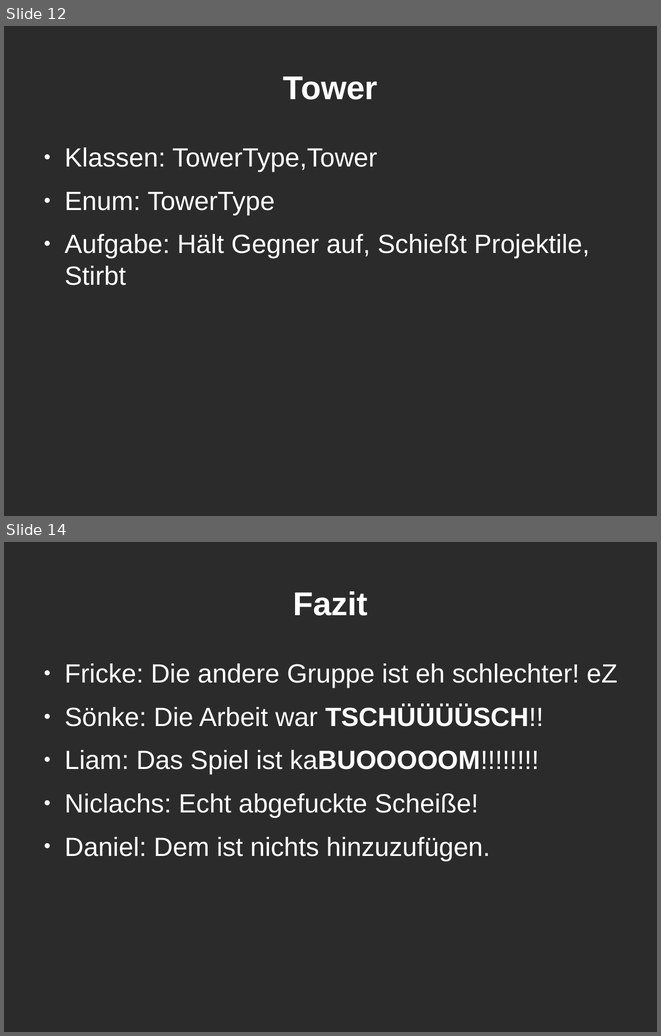
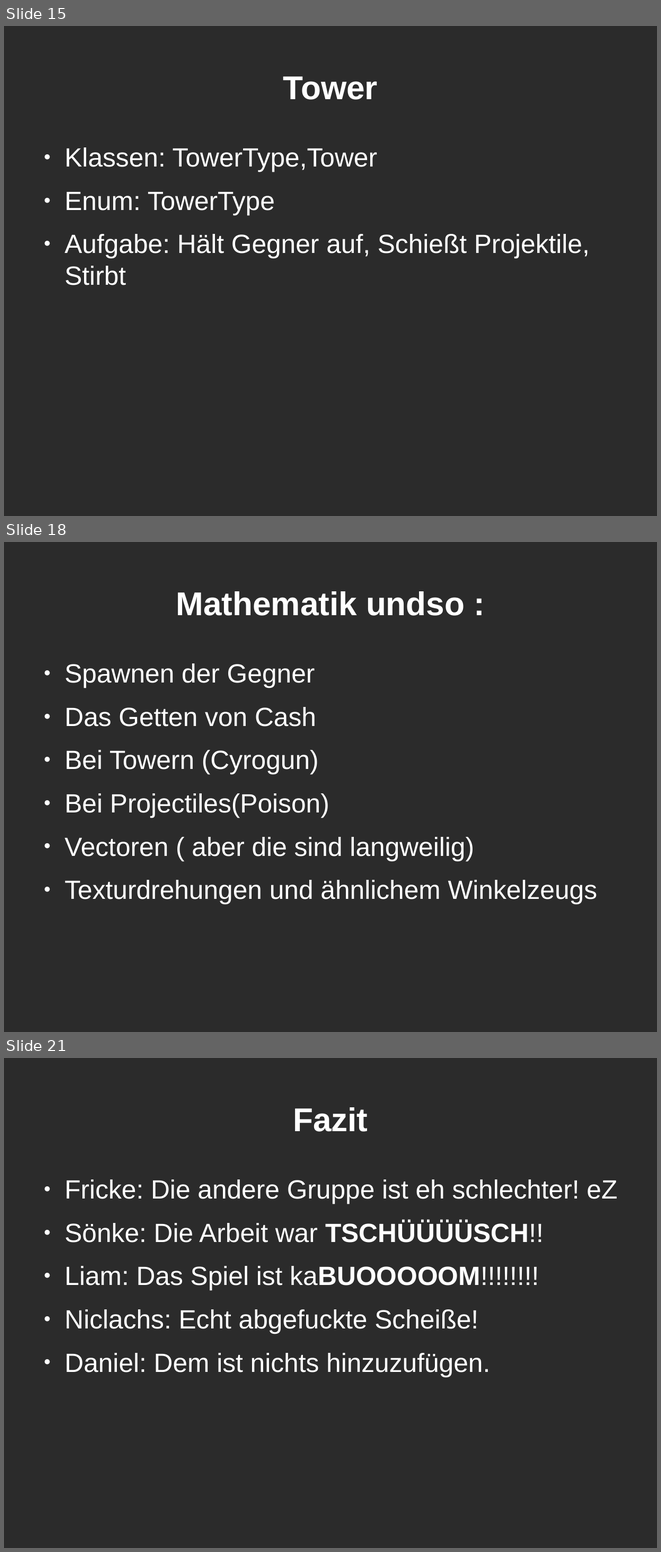
Before and after one commit to Leo1998/Kabuom, a slide deck: projektpräsentation.odp. Shown one above the other, each under a label of ours: slides 12 and 14 before the commit, slides 15, 18 and 21 after it; the slides between them are not shown. The pictures are 661x1036 and 661x1552 pixels, drawn with LibreOffice and Linux fonts; fonts in the diff are those of the drawing; background and template pictures are left out; a plain dark background stands for a picture behind light text. Boxes give left, top, right and bottom in pixels: in the first picture for what was removed or moved away, otherwise in the second. Text is boxed around its words. In the diff, an @@ line names an element or a change of style, - is before the commit and + after.

```diff
--- a/projektpräsentation.odp
+++ b/projektpräsentation.odp
@@ slide 18 added at [4,542,657,1032], background picture (left out) @@
@@ title added at [176,591,465,616], 40 pt, text #FFFFFF, bold @@
+Mathematik undso :
@@ text added at [64,663,598,904], 32 pt, text #FFFFFF @@
+● Spawnen der Gegner
+● Das Getten von Cash
+● Bei Towern (Cyrogun)
+● Bei Projectiles(Poison)
+● Vectoren ( aber die sind langweilig)
+● Texturdrehungen und ähnlichem Winkelzeugs
@@ what was slide 12 is now slide 15 @@
@@ what was slide 14 is now slide 21 @@
```
Also in this commit, not shown: 1 slide changed, 8 other slides added, 2 slides removed, 6 other files.
